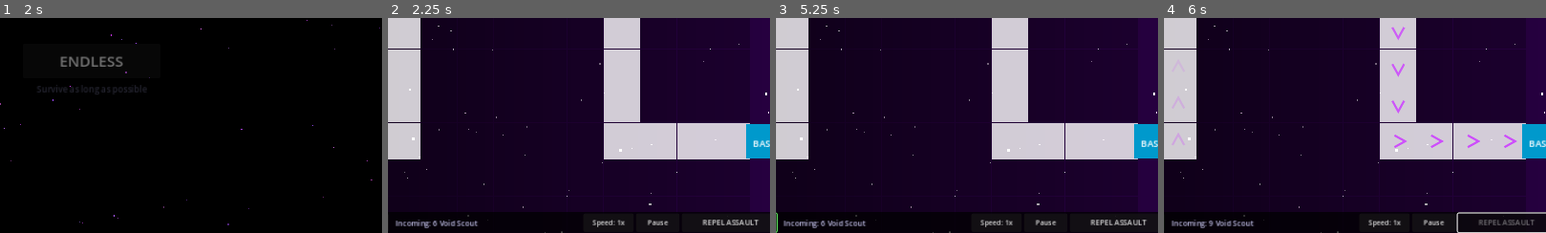
Above: before the commit, frames 1-4 (left to right).
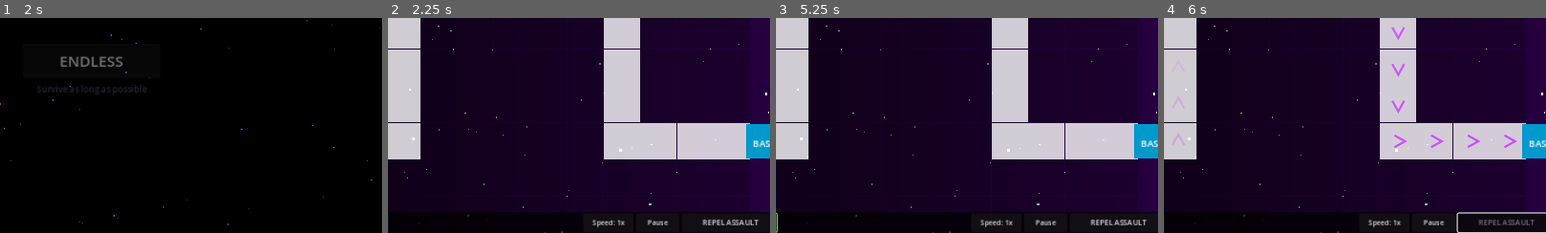
Above: after the commit, the same moments.

Repository: brew354/void_TD
Game: Godot game, scene res://Scenes/MenuScene.tscn
Same seed, same stepped clock (60 frames per second), same inputs: the game is played once before the commit and once after it.
Inputs (mouse positions are % of the whole screen's width and height, from its top left):
- Up to frame 1 (2 s): tap Enter at 0.5 s; move the mouse to (72, 45) at 0.52 s; tap 1 at 0.6 s; click (72, 45) at 0.67 s; tap Space at 0.77, 1.52 s; move the mouse to (30, 55) at 1.27 s; tap 2 at 1.35 s; click (30, 55) at 1.42 s
- Up to frame 2 (2.25 s): click "CAMPAIGN" at 2 s
- Up to frame 3 (5.25 s): click "Photon Lance 50⚡" at 2.75 s; click "Plasma Cannon 100⚡ 0/6" at 3.5 s; click "Void-Seeker 150⚡ 0/4" at 4.25 s; click "Titan Mech 300⚡ 0/4" at 5 s
- Up to frame 4 (6 s): click "REPEL ASSAULT" at 5.75 s
The pictures show only the part of the screen within x 48-98%, y 50-100%; the shares and areas given below are measured in that part.

Frame 1 is identical in both runs. In frame 2, 0.5% of the frame differs, in the area x 2-24%, y 93-98%; in frame 3, 0.5%; in frame 4, 0.5%.

Commit message:
Remove incoming enemies label from bottom bar
Co-Authored-By: Claude Sonnet 4.6 <noreply@anthropic.com>

Diff:
--- a/Void_TD/HUD/HUDNode.gd
+++ b/Void_TD/HUD/HUDNode.gd
@@ -25,7 +25,7 @@
 var _wave_label: Label
 var _score_label: Label
 var _credits_label: Label
-var _next_wave_label: Label
+var _next_wave_label: Label  # unused, kept for API compatibility
 var _start_wave_btn: Button
 var _pause_btn: Button
 var _speed_btn: Button
@@ -114,12 +114,6 @@
 	_speed_btn.add_theme_font_size_override("font_size", 12)
 	_speed_btn.pressed.connect(_on_speed_btn_pressed)
 	add_child(_speed_btn)
-
-	# Incoming wave label — fills the gap between tower buttons and right controls
-	var tower_section_end: float = _BTN_GAP + _TOWER_TYPES.size() * (_BTN_W + _BTN_GAP)
-	_next_wave_label = _make_small_label("", Vector2(tower_section_end + 8, _BOT_Y + 9))
-	_next_wave_label.size = Vector2(988 - tower_section_end - 12, 20)
-	add_child(_next_wave_label)
 
 	_build_upgrade_panel()
 
@@ -296,8 +290,8 @@
 	for i in _tower_btns.size():
 		_tower_btns[i].modulate = Color(0.4, 1.0, 0.4) if i == int(type) else Color(1, 1, 1)
 
-func update_next_wave(text: String) -> void:
-	_next_wave_label.text = text
+func update_next_wave(_text: String) -> void:
+	pass  # incoming wave label removed
 
 func _on_speed_btn_pressed() -> void:
 	_fast_mode = not _fast_mode
